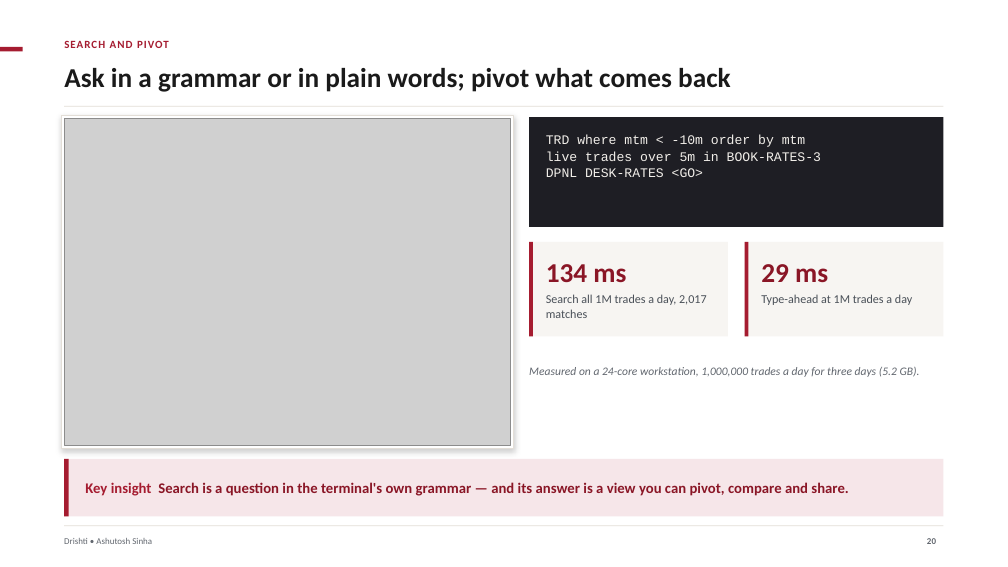
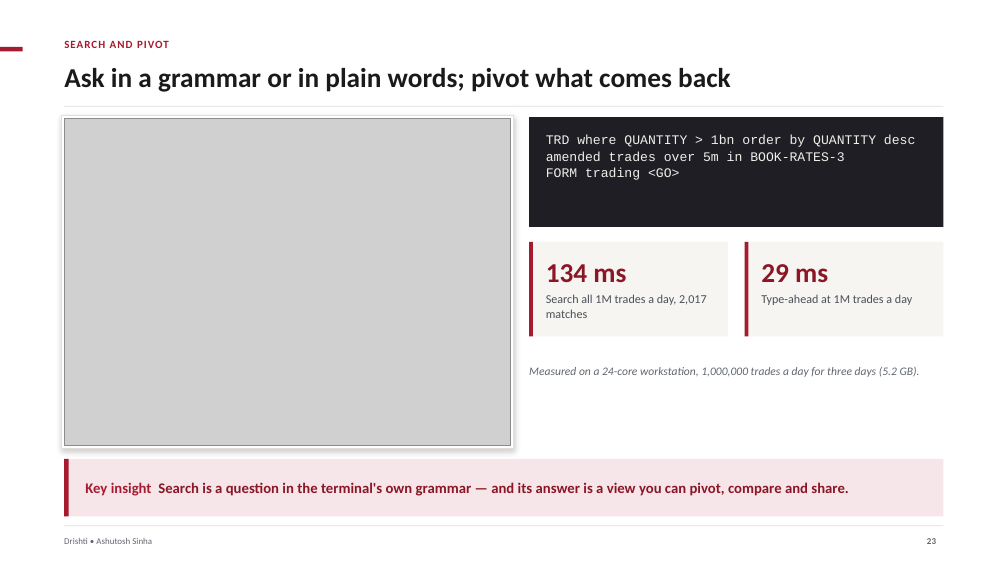
Before and after one commit to ajsinha/drishti, a slide deck: slide 23 of docs/publications/Drishti-Design-and-Evidence.pptx (slide 20 before the commit). Drawn at 1008x567 pixels with LibreOffice and Linux fonts; fonts in the diff are those of the drawing; grey boxes stand for pictures. Boxes give left, top, right and bottom in pixels: in the first picture for what was removed or moved away, otherwise in the second. Text is boxed around its words. In the diff, an @@ line names an element or a change of style, - is before the commit and + after.

```diff
--- a/docs/publications/Drishti-Design-and-Evidence.pptx
+++ b/docs/publications/Drishti-Design-and-Evidence.pptx
@@ text at (546, 135, 915, 180): text changed @@
-TRD where mtm < -10m order by mtm
-live trades over 5m in BOOK-RATES-3
-DPNL DESK-RATES <GO>
+TRD where QUANTITY > 1bn order by QUANTITY desc
+amended trades over 5m in BOOK-RATES-3
+FORM trading <GO>
```
Also in this commit, not shown: 23 other slides changed, 5 slides added, 1 other file.
